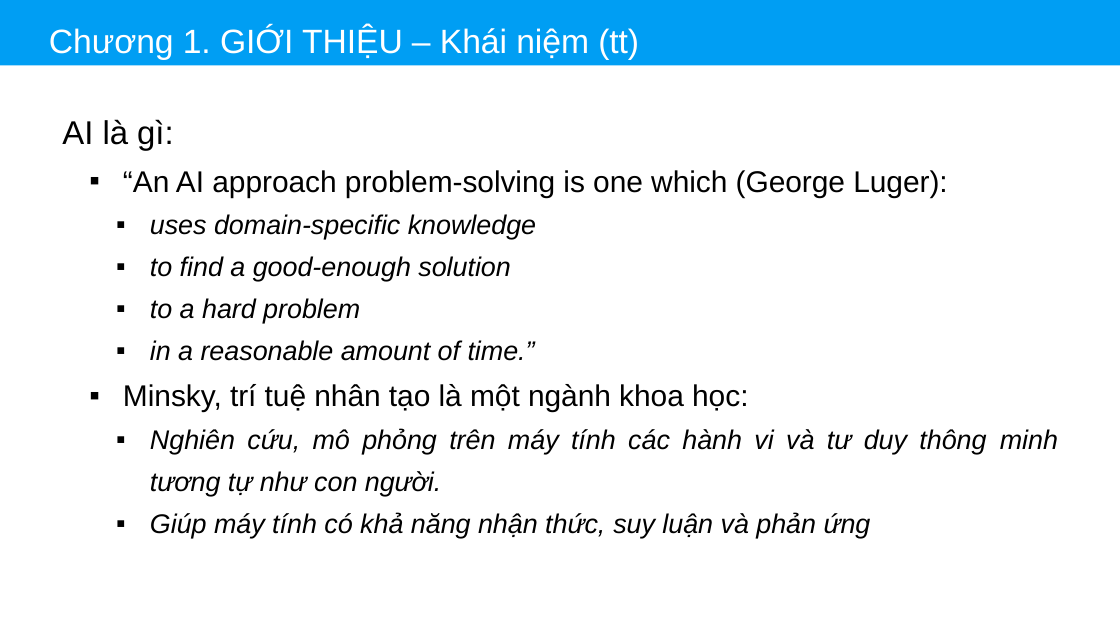
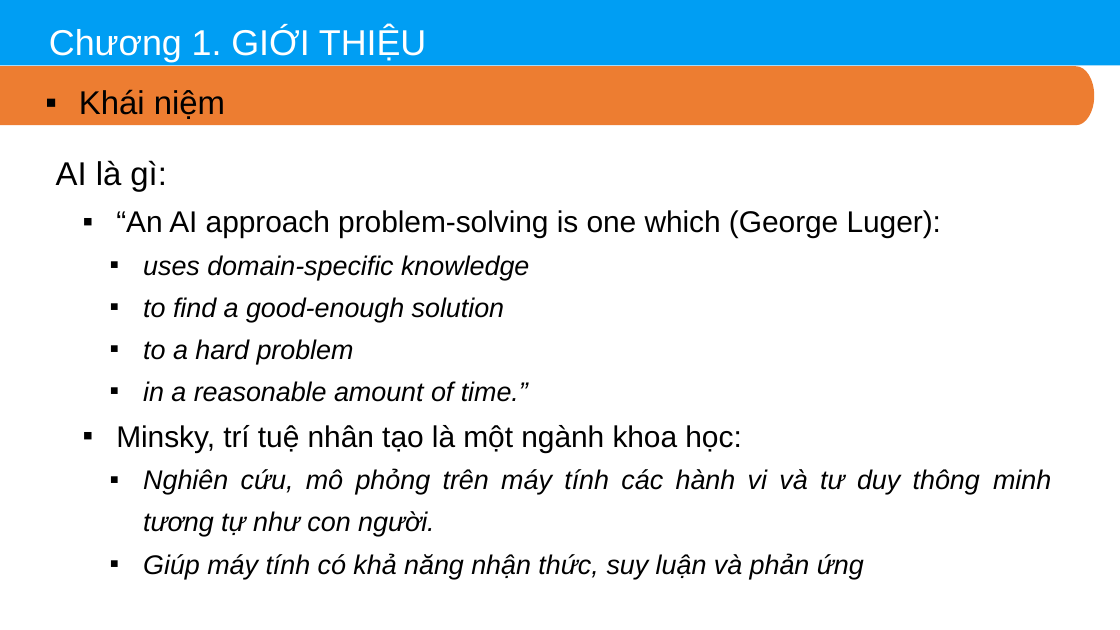
Before and after one commit to thinhdoanvu/AI, a slide deck: slide 4 of Slides/Chuong1_Gioithieu.pptx. Drawn at 1120x630 pixels with LibreOffice and Linux fonts; fonts in the diff are those of the drawing. Boxes give left, top, right and bottom in pixels: in the first picture for what was removed or moved away, otherwise in the second. Text is boxed around its words. In the diff, an @@ line names an element or a change of style, - is before the commit and + after.

```diff
--- a/Slides/Chuong1_Gioithieu.pptx
+++ b/Slides/Chuong1_Gioithieu.pptx
@@ text at (49, 27, 426, 62): text changed; size 45 to 48 pt @@
-Chương 1. GIỚI THIỆU – Khái niệm (tt)
+Chương 1. GIỚI THIỆU
@@ freeform shape added at (0, 66, 1094, 125), fill #ED7D31 @@
@@ text added at (79, 89, 225, 119), 44 pt, text #000000 @@
+▪ Khái niệm
@@ text "AI là gì:": place and size @@
-text "AI là gì:" at (62, 119, 1058, 538)
+text "AI là gì:" at (56, 160, 1051, 579)
```
Also in this commit, not shown: 14 other slides changed, 4 other files.
